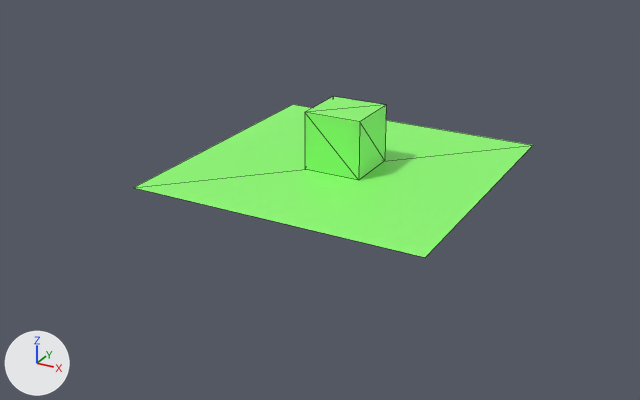
The glTF model Raytracing/models/cube/cube.gltf, before and after one commit.
One viewpoint serves both versions: a camera (50 mm lens) standing at (12.75, -24.96, 9.99) and looking at (-0.34, -1.15, -1.92). The lights are fixed; the arrows at lower left show +X, +Y and +Z. Mesh edges are drawn as thin lines. Vertices at the same position are counted once.
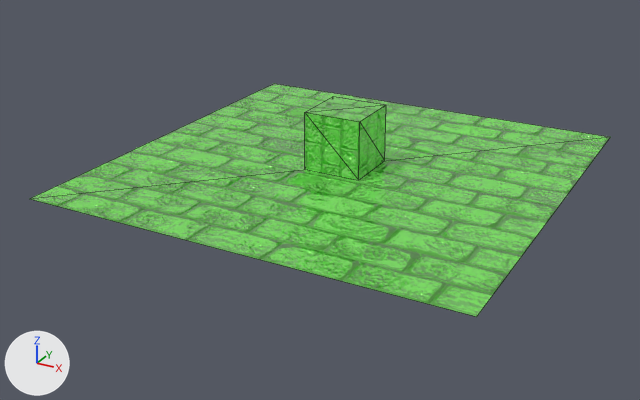
Where the change shows, as pixel boxes (x1, y1, x2, y2) in the pictures (640 x 400 px):
'Cube.001', reshaped (45% wider, 45% taller)
    before: (134, 96, 533, 257)
    after: (30, 83, 610, 317)
part 1 of me_cube_001, rebuilt (45% wider, 53% taller)
    before: (134, 104, 533, 257)
    after: (30, 83, 610, 317)
part 2 of me_cube_001, recoloured
    both: (305, 96, 386, 180)

The change, as a list of edits to the scene's bpy script:
```text
Add img_normal_mapping_normal_map:
    img_normal_mapping_normal_map = load_image('normal_mapping_normal_map', 'normal_mapping_normal_map.png', 700, 700, 'Non-Color')
Add mat_material_007:
    mat_material_007 = bpy.data.materials.new('Material.007')
    # uses the picture img_basecolor
    # uses the picture img_normal_mapping_normal_map
Change me_cube_001:
    used by ob_cube_001; location = (0.0, 0.0, 0.0)
    remove me_cube_001.from_pydata(...)  # 12 vertices, 14 faces; spans x -5.0..5.0, y -5.0..5.0, z -1.0..1.0
    add me_cube_001.from_pydata(...)  # 12 vertices, 14 faces; spans x -7.25..7.25, y -7.25..7.25, z -1.0..1.0
    me_cube_001 part 1: the loose piece of 4 vertices spanning x -5.0..5.0, y -5.0..5.0, z -1.0 is rebuilt with 4 vertices and now spans x -7.25..7.25, y -7.25..7.25, z -1.0, in mat_material_007
    me_cube_001 part 2: 12 faces spanning x -1.0..1.0, y -1.0..1.0, z -1.0..1.0 switch from mat_material_002 (picture img_basecolor) to mat_material_007
```
